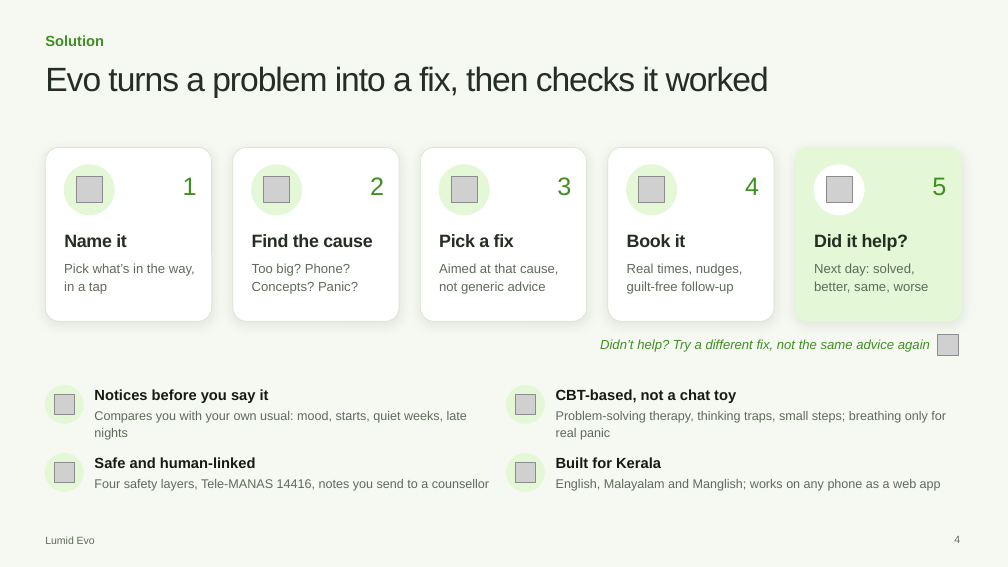
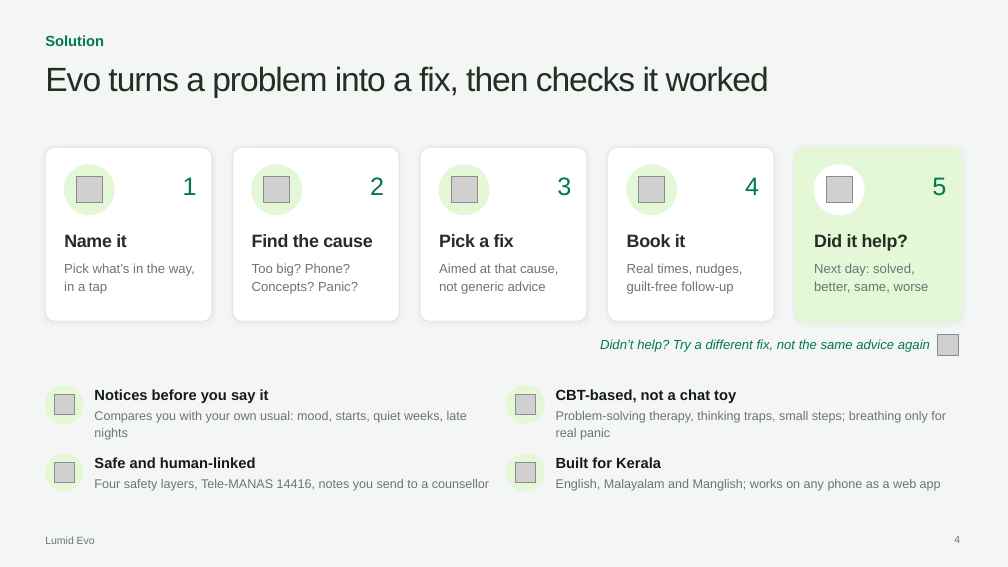
Before and after one commit to riyan-hx/Lumid-Evo-Ai, a slide deck: slide 4 of Lumid-Evo-Pitch.pptx. Drawn at 1008x567 pixels with LibreOffice and Linux fonts; fonts in the diff are those of the drawing; grey boxes stand for pictures; background and template pictures are left out. Boxes give left, top, right and bottom in pixels: in the first picture for what was removed or moved away, otherwise in the second. Text is boxed around its words. In the diff, an @@ line names an element or a change of style, - is before the commit and + after.

```diff
--- a/Lumid-Evo-Pitch.pptx
+++ b/Lumid-Evo-Pitch.pptx
@@ background #F6F8F2 to #F4F6F5 @@
@@ outline #DCE5D3 0.75 pt to #E1E5E1 0.75 pt; shadow changed; proportions changed in 4 elements at [233,147,399,321], [420,147,587,321], [608,147,774,321], [45,147,212,321] @@
@@ rounded rectangle at [796,147,962,321]: shadow changed; proportions changed @@
@@ text colour #3F8F22 to #007950 in 7 elements at [45,35,104,46], [183,177,197,195], [370,177,384,195], [557,177,571,196], [745,177,759,195], [932,177,946,196], [600,339,930,352] @@
@@ text colour #5F6B5A to #6B7571 in 11 elements at [64,263,195,294], [252,263,358,294], [439,263,559,294], [627,263,743,294], [814,263,929,293], [94,411,467,440], [556,411,946,440], [94,479,489,491], [556,479,941,491], [954,536,960,543], [45,536,95,544] @@
```
Also in this commit, not shown: 9 other slides changed.
